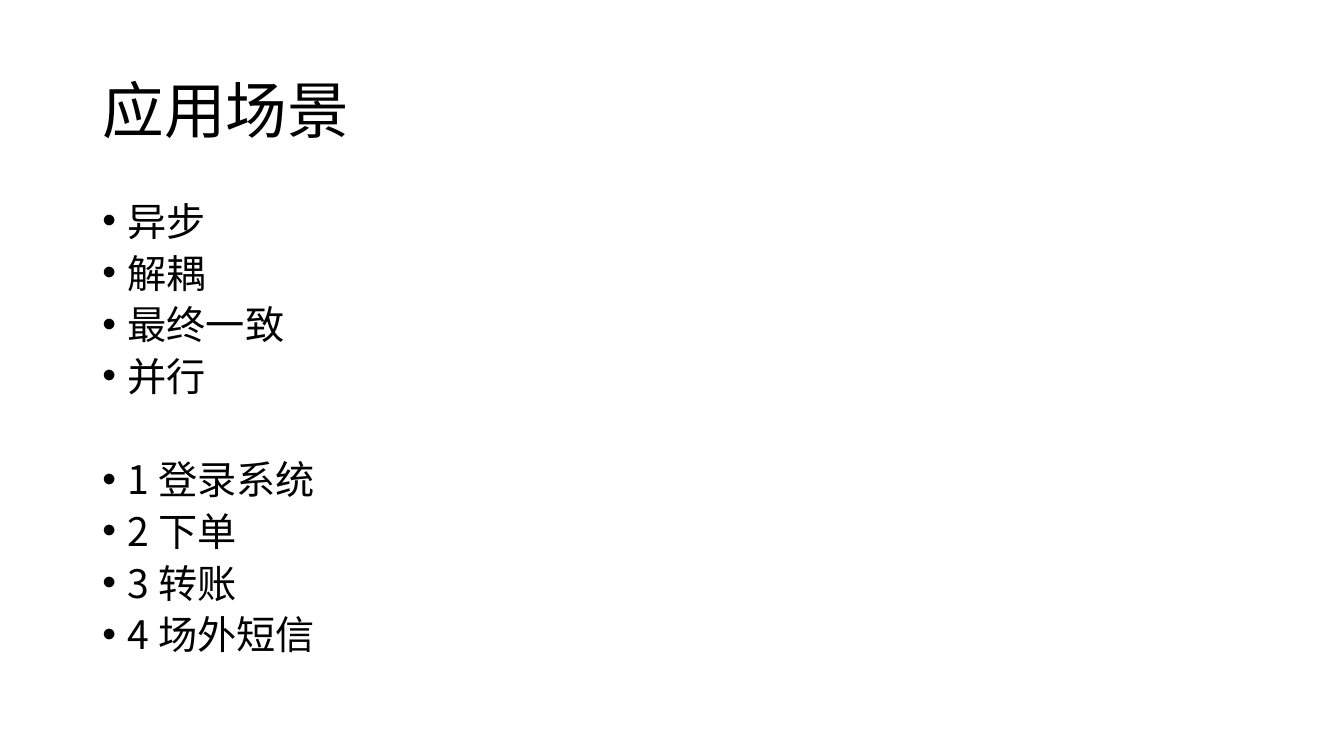
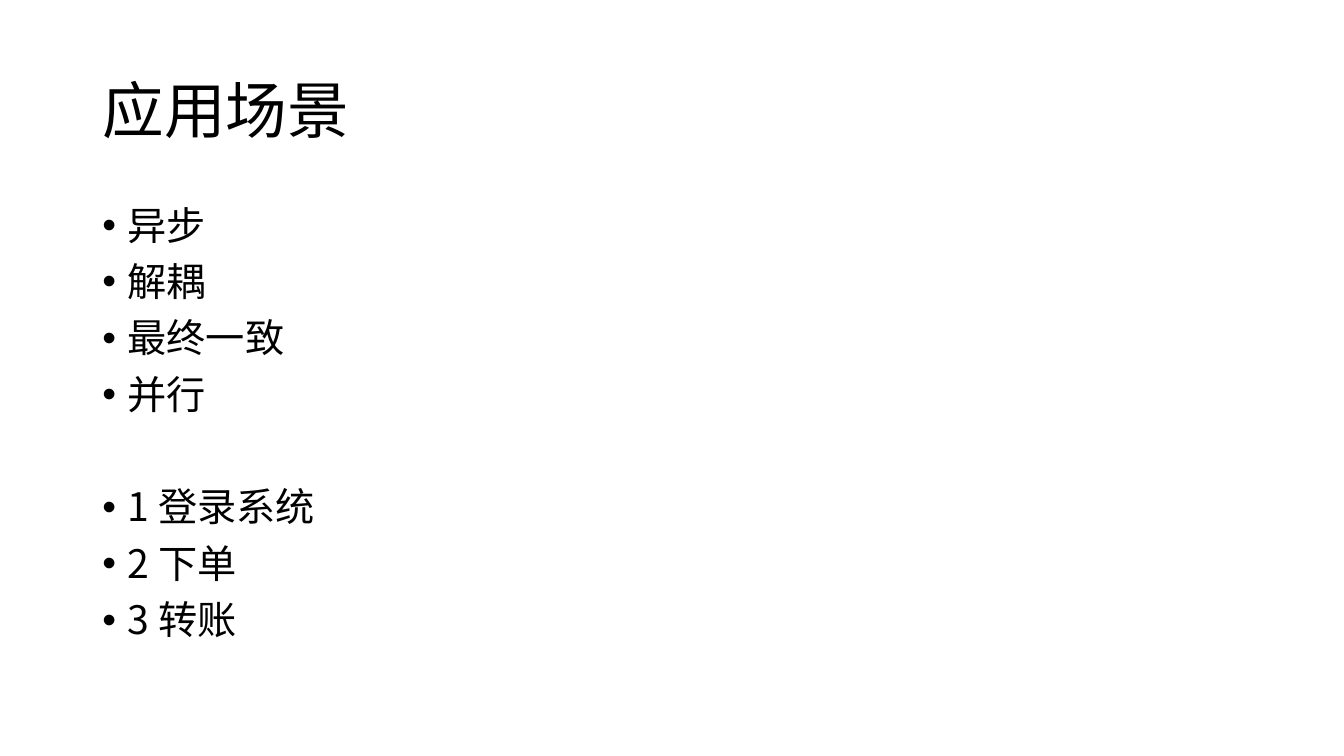
Before and after one commit to xiaozhiliaoo/my-slides, a slide deck: slide 9 of 简单理解mq.pptx. Drawn at 1344x756 pixels with LibreOffice and Linux fonts; fonts in the diff are those of the drawing. Boxes give left, top, right and bottom in pixels: in the first picture for what was removed or moved away, otherwise in the second. Text is boxed around its words. In the diff, an @@ line names an element or a change of style, - is before the commit and + after.

```diff
--- a/简单理解mq.pptx
+++ b/简单理解mq.pptx
@@ text "异步" at bbox=[128, 207, 315, 637]: line spacing 0.8 to 0.9 @@
@@ text at bbox=[128, 616, 315, 653]: paragraph removed @@
-• 4 场外短信
```
Also in this commit, not shown: 2 other slides changed, 12 slides added, 2 slides removed.
